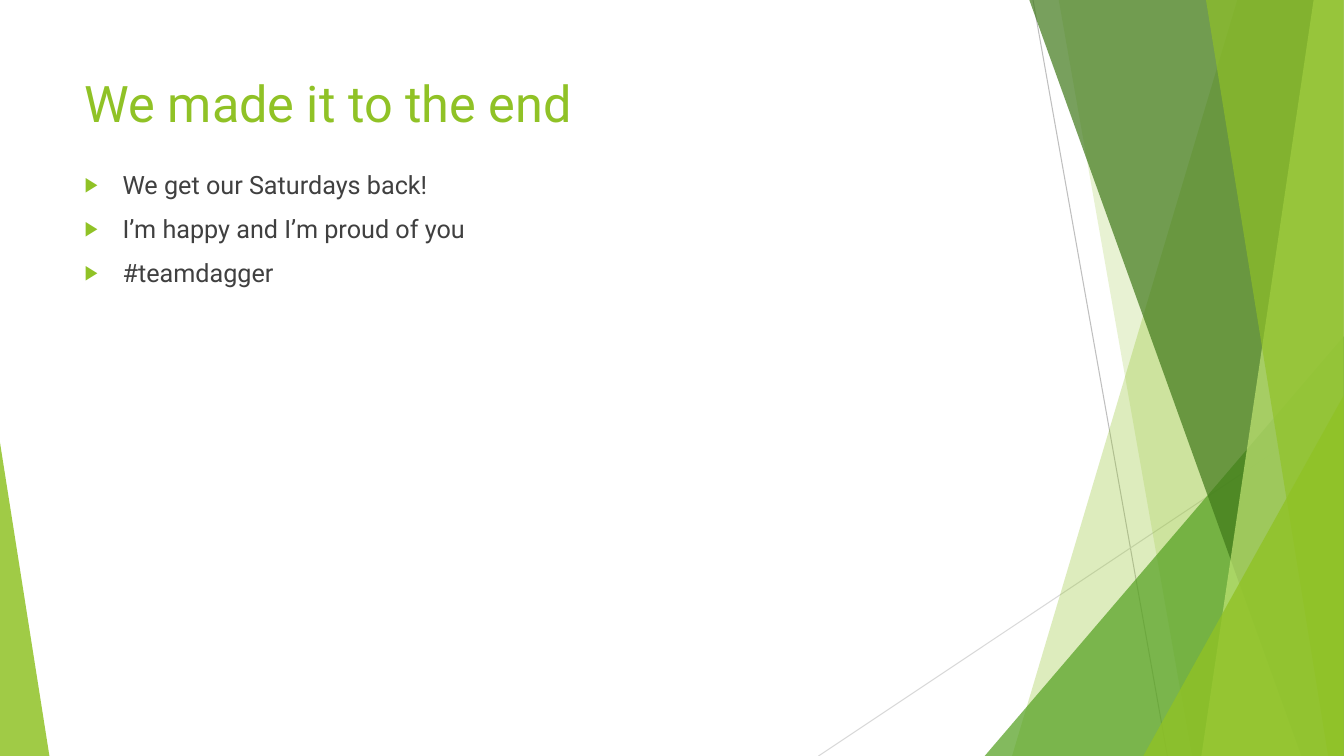
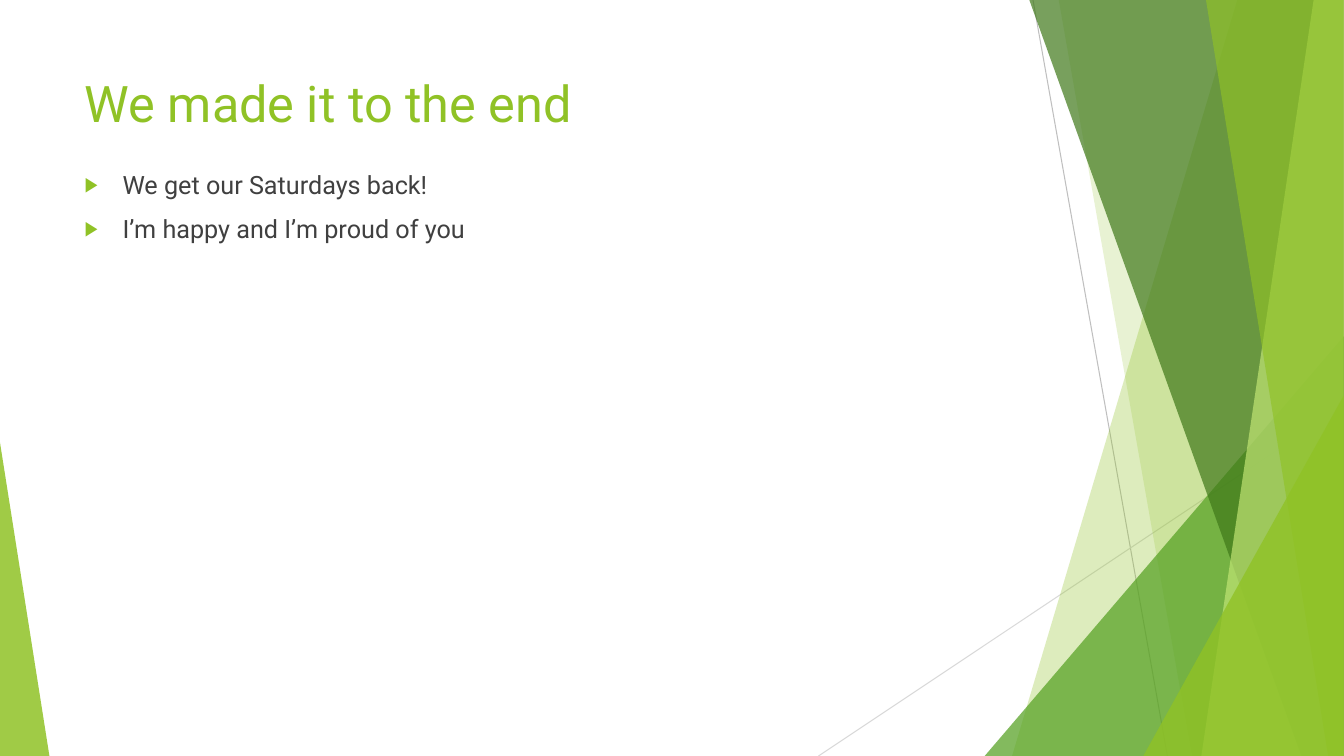
Before and after one commit to RedDirtSixKiller/Final_Project, a slide deck: slide 10 of Forecasting Module Failures.pptx. Drawn at 1344x756 pixels with LibreOffice and Linux fonts; fonts in the diff are those of the drawing. Boxes give left, top, right and bottom in pixels: in the first picture for what was removed or moved away, otherwise in the second. Text is boxed around its words. In the diff, an @@ line names an element or a change of style, - is before the commit and + after.

```diff
--- a/Forecasting Module Failures.pptx
+++ b/Forecasting Module Failures.pptx
@@ text at box(123, 263, 274, 288): paragraph removed @@
-▶ #teamdagger
```
Also in this commit, not shown: 2 other slides changed.
